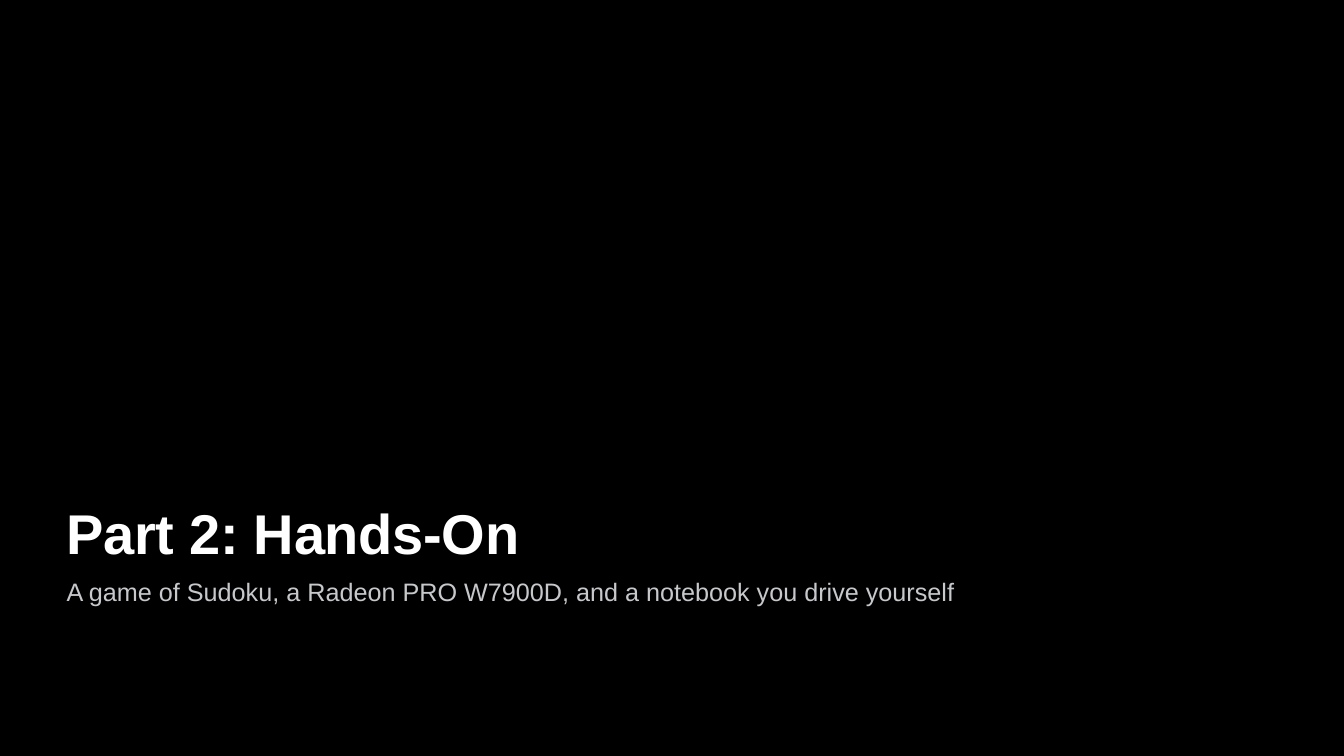
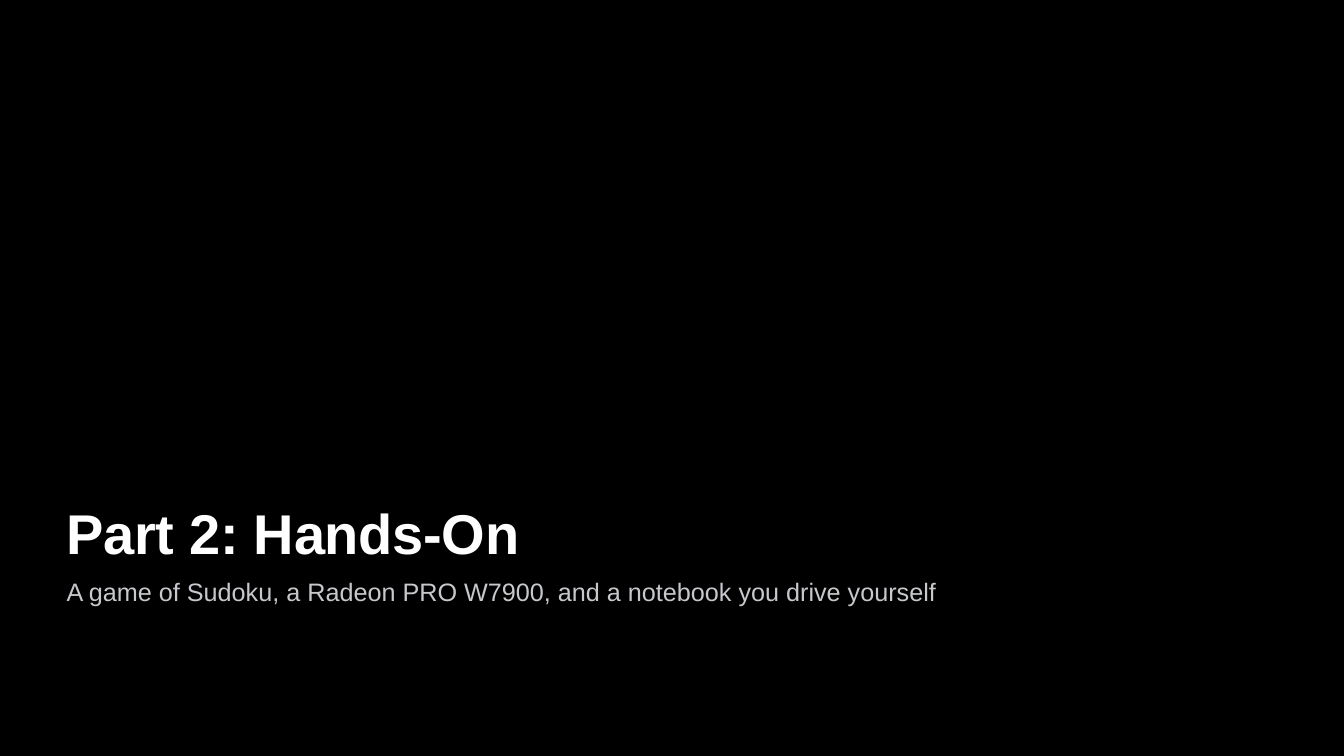
Before and after one commit to TwelveNights/Unsloth-RL-Workshop-on-Radeon, a slide deck: slide 12 of docs/AMD-Unsloth-GRPO-Fine-tuning1.pptx. Drawn at 1344x756 pixels with LibreOffice and Linux fonts; fonts in the diff are those of the drawing; background and template pictures are left out. Boxes give left, top, right and bottom in pixels: in the first picture for what was removed or moved away, otherwise in the second. Text is boxed around its words. In the diff, an @@ line names an element or a change of style, - is before the commit and + after.

```diff
--- a/docs/AMD-Unsloth-GRPO-Fine-tuning1.pptx
+++ b/docs/AMD-Unsloth-GRPO-Fine-tuning1.pptx
@@ text at box(67, 582, 936, 607): text changed @@
-A game of Sudoku, a Radeon PRO W7900D, and a notebook you drive yourself
+A game of Sudoku, a Radeon PRO W7900, and a notebook you drive yourself
```
Also in this commit, not shown: 9 other slides changed, 2 slides added, 2 other files.
